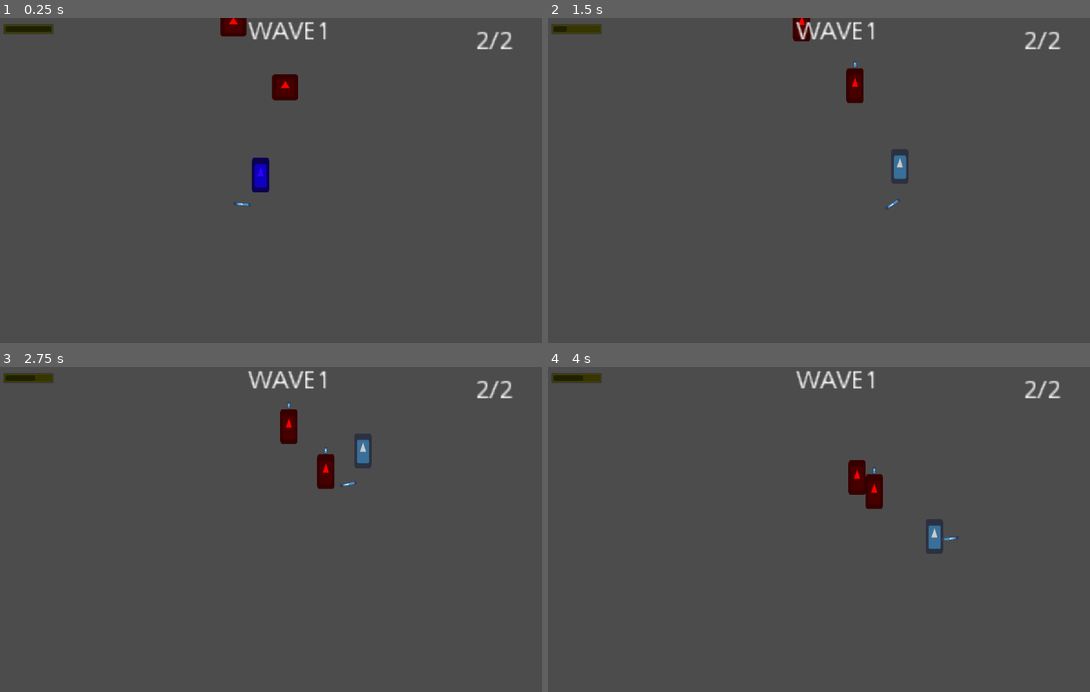
Above: before the commit, frames 1-4 (two rows, left to right).
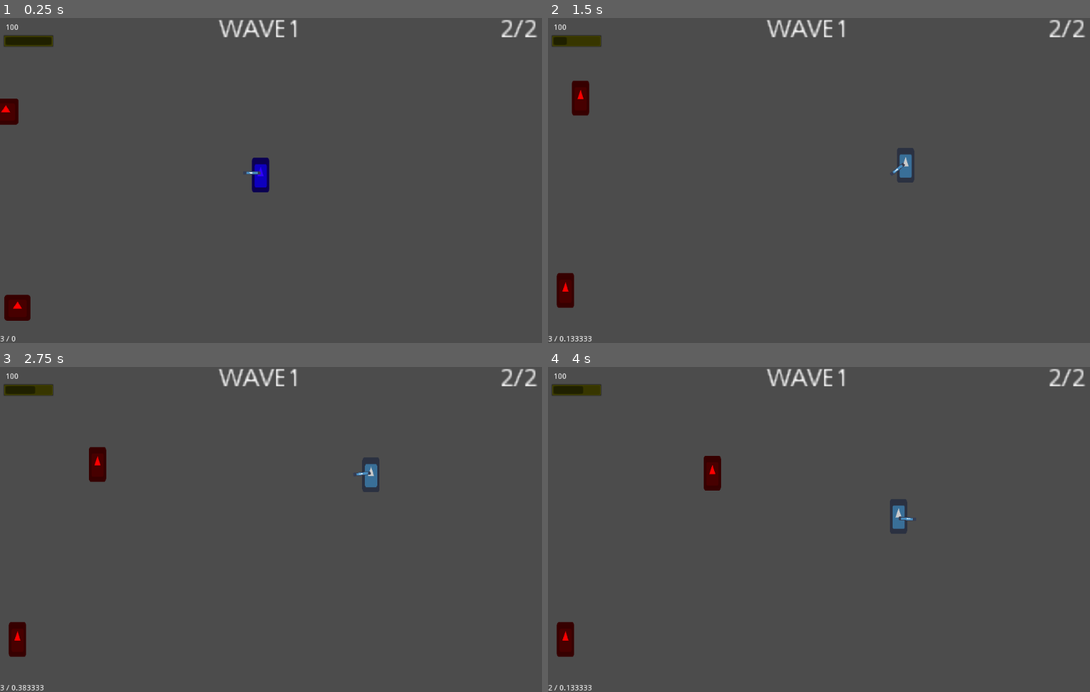
Above: after the commit, the same moments.

Repository: BielMaxBR/jam-do-renzk
Game: Godot game, scene res://scenes/Cenario/main.tscn
The game is run twice, just before and just after one commit, with the same random seed, the same clock (stepped at 60 frames per second) and the same inputs. The engine's default icon, where the game draws it, is replaced by a stand-in: a white triangle on a blue panel in a dark square.
Inputs (mouse positions are in pixels of both pictures, inside the frame that each line leads up to):
- Up to frame 1 (0.25 s): no input
- Up to frame 2 (1.5 s): move the mouse to (949, 164) at 0.52 s; hold D (ui_right) 0.53-1.28 s; click (949, 164) at 0.6 s; right-click (949, 164) at 0.8 s; move the mouse to (716, 196) at 1.27 s; hold S (ui_down) from 1.28 s (still down); right-click (716, 196) at 1.35 s
- Up to frame 3 (2.75 s): click (168, 545) at 1.55 s; move the mouse to (336, 458) at 2.02 s; release S (ui_down) at 2.03 s; hold D (ui_right) from 2.03 s (still down); click (336, 458) at 2.1 s; right-click (336, 458) at 2.3 s
- Up to frame 4 (4 s): move the mouse to (797, 594) at 2.77 s; release D (ui_right) at 2.78 s; hold W (ui_up) 2.78-3.53 s; right-click (797, 594) at 2.85 s; click (797, 594) at 3.05 s; move the mouse to (992, 578) at 3.52 s; hold A (ui_left) from 3.53 s (still down); click (992, 578) at 3.6 s; right-click (992, 578) at 3.8 s

The runs differ from the first frame. In frame 1, 2.7% of the frame differs, in the area x 0-100%, y 0-100%; in frame 2, 3.1%; in frame 3, 3.5%; in frame 4, 3.6%.

Commit message:
novo inimigo e bug fix

Diff:
--- /dev/null
+++ b/projeto do jogo da jam/animations/aviso_ataque_piscada.tres
@@ -0,0 +1,18 @@
+[gd_resource type="Animation" format=2]
+
+[resource]
+resource_name = "aviso_ataque_piscada"
+length = 0.51
+step = 0.05
+tracks/0/type = "value"
+tracks/0/path = NodePath("warning:visible")
+tracks/0/interp = 1
+tracks/0/loop_wrap = true
+tracks/0/imported = false
+tracks/0/enabled = true
+tracks/0/keys = {
+"times": PoolRealArray( 0, 0.05, 0.1, 0.15, 0.2, 0.25, 0.3, 0.35, 0.4, 0.45 ),
+"transitions": PoolRealArray( 1, 1, 1, 1, 1, 1, 1, 1, 1, 1 ),
+"update": 1,
+"values": [ true, false, true, false, true, false, true, false, true, false ]
+}
--- a/projeto do jogo da jam/scenes/Cenario/main.tscn
+++ b/projeto do jogo da jam/scenes/Cenario/main.tscn
@@ -6,21 +6,22 @@
 [node name="main" type="Node2D"]
 script = ExtResource( 1 )
 
-[node name="player" parent="." instance=ExtResource( 2 )]
+[node name="YSort" type="YSort" parent="."]
+
+[node name="player" parent="YSort" instance=ExtResource( 2 )]
 position = Vector2( 480, 322 )
 
 [node name="HUD" type="CanvasLayer" parent="."]
 
-[node name="ProgressBar" type="ProgressBar" parent="HUD"]
+[node name="Stamina" type="ProgressBar" parent="HUD"]
 modulate = Color( 0.976471, 1, 0, 1 )
-anchor_left = 0.006
-anchor_top = 0.018
+anchor_top = 0.048
 anchor_right = 0.096
-anchor_bottom = 0.05
-margin_left = -0.470935
-margin_top = 0.212428
-margin_right = 0.369064
-margin_bottom = 0.0124283
+anchor_bottom = 0.093
+margin_left = 6.0
+margin_top = 2.2
+margin_right = 0.695999
+margin_bottom = -1.8
 custom_colors/font_color = Color( 0, 0, 0, 1 )
 custom_colors/font_color_shadow = Color( 0, 0, 0, 1 )
 max_value = 3.0
@@ -32,29 +33,25 @@
 }
 
 [node name="Wave" type="Label" parent="HUD"]
-anchor_left = 0.447
-anchor_top = 0.007
-anchor_right = 0.578
-anchor_bottom = 0.084
-margin_left = 0.477203
-margin_top = 0.0426755
-margin_right = -93.6668
-margin_bottom = -32.1573
+anchor_left = 0.5
+anchor_right = 0.5
+margin_left = -108.0
+margin_right = -47.0
+margin_bottom = 19.0
 rect_scale = Vector2( 3.34601, 3.28288 )
+text = "wave"
 __meta__ = {
 "_edit_use_anchors_": false
 }
 
 [node name="InimigosSobram" type="Label" parent="HUD"]
-anchor_left = 0.854
-anchor_top = 0.036
-anchor_right = 0.985
-anchor_bottom = 0.113
-margin_left = 0.17926
-margin_top = -0.00441933
-margin_right = -93.9648
-margin_bottom = -32.2044
+anchor_left = 1.0
+anchor_right = 1.0
+margin_left = -104.0
+margin_right = -74.0
+margin_bottom = 14.0
 rect_scale = Vector2( 3.34601, 3.28288 )
+text = "sobrando"
 __meta__ = {
 "_edit_use_anchors_": false
 }
@@ -75,7 +72,31 @@
 "_edit_use_anchors_": false
 }
 
-[node name="Area2D" type="Area2D" parent="."]
+[node name="comboTimer" type="Label" parent="HUD"]
+anchor_top = 1.0
+anchor_bottom = 1.0
+margin_top = -14.0
+margin_right = 40.0
+text = "combo e timer"
+__meta__ = {
+"_edit_use_anchors_": false
+}
+
+[node name="Vida" type="Label" parent="HUD"]
+anchor_left = 0.01
+anchor_top = 0.018
+anchor_right = 0.049
+anchor_bottom = 0.041
+margin_left = 0.118123
+margin_top = -0.0140429
+margin_right = 0.182121
+margin_bottom = 0.185957
+text = "vida"
+__meta__ = {
+"_edit_use_anchors_": false
+}
+
+[node name="Area2D" type="StaticBody2D" parent="."]
 collision_layer = 4
 collision_mask = 0
 
--- a/projeto do jogo da jam/scenes/inimigos/inimigo_melee_1.tscn
+++ b/projeto do jogo da jam/scenes/inimigos/inimigo_melee_1.tscn
@@ -3,6 +3,7 @@
 [ext_resource path="res://scripts/inimigos/inimigo_melee_1.gd" type="Script" id=1]
 [ext_resource path="res://sprites/icon.png" type="Texture" id=2]
 [ext_resource path="res://scripts/inimigos/hit_boxes/hit_box_inimigo_melee_1.gd" type="Script" id=3]
+[ext_resource path="res://animations/aviso_ataque_piscada.tres" type="Animation" id=4]
 
 [sub_resource type="RectangleShape2D" id=1]
 extents = Vector2( 16, 6 )
@@ -24,27 +25,10 @@
 "values": [ Vector2( 0.5, 1 ), Vector2( 1.5, 0.5 ), Vector2( 0.5, 1 ) ]
 }
 
-[sub_resource type="Animation" id=3]
-resource_name = "warning"
-length = 0.41
-step = 0.05
-tracks/0/type = "value"
-tracks/0/path = NodePath("warning:visible")
-tracks/0/interp = 1
-tracks/0/loop_wrap = true
-tracks/0/imported = false
-tracks/0/enabled = true
-tracks/0/keys = {
-"times": PoolRealArray( 0, 0.05, 0.1, 0.15, 0.2, 0.25, 0.3, 0.35, 0.4 ),
-"transitions": PoolRealArray( 1, 1, 1, 1, 1, 1, 1, 1, 1 ),
-"update": 1,
-"values": [ true, false, true, false, true, false, true, false, true ]
-}
+[sub_resource type="RectangleShape2D" id=3]
+extents = Vector2( 34, 32 )
 
 [sub_resource type="RectangleShape2D" id=4]
-extents = Vector2( 34, 32 )
-
-[sub_resource type="RectangleShape2D" id=5]
 extents = Vector2( 16, 32 )
 
 [node name="inimigo_melee_1" type="KinematicBody2D"]
@@ -63,13 +47,14 @@
 shape = SubResource( 1 )
 
 [node name="warning" type="Sprite" parent="."]
-position = Vector2( 6.77626e-21, -71 )
+visible = false
+position = Vector2( 0, -72 )
 scale = Vector2( 0.1, 0.2 )
 texture = ExtResource( 2 )
 
 [node name="AnimationPlayer" type="AnimationPlayer" parent="."]
 anims/ataque = SubResource( 2 )
-anims/warning = SubResource( 3 )
+anims/aviso_ataque_piscada = ExtResource( 4 )
 
 [node name="cadencia_ataque" type="Timer" parent="."]
 
--- /dev/null
+++ b/projeto do jogo da jam/scenes/inimigos/inimigo_melee_2.tscn
@@ -0,0 +1,63 @@
+[gd_scene load_steps=8 format=2]
+
+[ext_resource path="res://sprites/icon.png" type="Texture" id=1]
+[ext_resource path="res://scripts/inimigos/inimigo_melee_2.gd" type="Script" id=2]
+[ext_resource path="res://animations/aviso_ataque_piscada.tres" type="Animation" id=3]
+[ext_resource path="res://scripts/inimigos/hit_boxes/hit_box_inimigo.gd" type="Script" id=4]
+
+[sub_resource type="RectangleShape2D" id=1]
+extents = Vector2( 16, 8 )
+
+[sub_resource type="RectangleShape2D" id=2]
+extents = Vector2( 16, 32 )
+
+[sub_resource type="RectangleShape2D" id=3]
+extents = Vector2( 16, 32 )
+
+[node name="inimigo_melee_2" type="RigidBody2D"]
+collision_layer = 0
+collision_mask = 4
+mode = 2
+script = ExtResource( 2 )
+
+[node name="Sprite" type="Sprite" parent="."]
+modulate = Color( 1, 0, 0, 1 )
+position = Vector2( 0, -32 )
+scale = Vector2( 0.5, 1 )
+texture = ExtResource( 1 )
+
+[node name="CollisionShape2D" type="CollisionShape2D" parent="."]
+position = Vector2( 0, -8 )
+shape = SubResource( 1 )
+
+[node name="Timer_avanco" type="Timer" parent="."]
+
+[node name="Animation_Player" type="AnimationPlayer" parent="."]
+anims/aviso_ataque_piscada = ExtResource( 3 )
+
+[node name="warning" type="Sprite" parent="."]
+visible = false
+position = Vector2( 0, -72 )
+scale = Vector2( 0.1, 0.2 )
+texture = ExtResource( 1 )
+
+[node name="area_contato" type="Area2D" parent="."]
+position = Vector2( 0, -32 )
+collision_layer = 0
+collision_mask = 32
+
+[node name="CollisionShape2D" type="CollisionShape2D" parent="area_contato"]
+visible = false
+shape = SubResource( 2 )
+
+[node name="hit_box" type="Area2D" parent="."]
+position = Vector2( 0, -32 )
+collision_layer = 64
+collision_mask = 0
+script = ExtResource( 4 )
+
+[node name="CollisionShape2D" type="CollisionShape2D" parent="hit_box"]
+visible = false
+shape = SubResource( 3 )
+[connection signal="timeout" from="Timer_avanco" to="." method="_on_Timer_avanco_timeout"]
+[connection signal="area_entered" from="area_contato" to="." method="_on_area_contato_area_entered"]
--- a/projeto do jogo da jam/scenes/inimigos/inimigo_ranged_1.tscn
+++ b/projeto do jogo da jam/scenes/inimigos/inimigo_ranged_1.tscn
@@ -3,11 +3,12 @@
 [ext_resource path="res://sprites/icon.png" type="Texture" id=1]
 [ext_resource path="res://scripts/inimigos/inimigo_ranged_1.gd" type="Script" id=2]
 [ext_resource path="res://scripts/inimigos/hit_boxes/hit_box_inimigo_ranged_1.gd" type="Script" id=3]
+[ext_resource path="res://animations/aviso_ataque_piscada.tres" type="Animation" id=4]
 
-[sub_resource type="RectangleShape2D" id=2]
+[sub_resource type="RectangleShape2D" id=1]
 extents = Vector2( 16, 6 )
 
-[sub_resource type="Animation" id=6]
+[sub_resource type="Animation" id=2]
 resource_name = "tiro"
 length = 0.21
 step = 0.05
@@ -24,24 +25,7 @@
 "values": [ Vector2( 0.5, 1 ), Vector2( 1.5, 0.5 ), Vector2( 0.5, 1 ) ]
 }
 
-[sub_resource type="Animation" id=3]
-resource_name = "warning"
-length = 0.41
-step = 0.05
-tracks/0/type = "value"
-tracks/0/path = NodePath("warning:visible")
-tracks/0/interp = 1
-tracks/0/loop_wrap = true
-tracks/0/imported = false
-tracks/0/enabled = true
-tracks/0/keys = {
-"times": PoolRealArray( 0, 0.05, 0.1, 0.15, 0.2, 0.25, 0.3, 0.35, 0.4 ),
-"transitions": PoolRealArray( 1, 1, 1, 1, 1, 1, 1, 1, 1 ),
-"update": 1,
-"values": [ true, false, true, false, true, false, true, false, true ]
-}
-
-[sub_resource type="RectangleShape2D" id=5]
+[sub_resource type="RectangleShape2D" id=3]
 extents = Vector2( 16, 32 )
 
 [node name="inimigo_ranged_1" type="KinematicBody2D"]
@@ -66,8 +50,8 @@
 texture = ExtResource( 1 )
 
 [node name="AnimationPlayer" type="AnimationPlayer" parent="."]
-anims/tiro = SubResource( 6 )
-anims/warning = SubResource( 3 )
+anims/aviso_ataque_piscada = ExtResource( 4 )
+anims/tiro = SubResource( 2 )
 
 [node name="cadencia_tiro" type="Timer" parent="."]
 
--- a/projeto do jogo da jam/scenes/player/player.tscn
+++ b/projeto do jogo da jam/scenes/player/player.tscn
@@ -13,7 +13,7 @@
 
 [sub_resource type="Animation" id=3]
 resource_name = "ataque_teste"
-length = 0.06
+length = 0.3
 step = 0.05
 tracks/0/type = "value"
 tracks/0/path = NodePath("Sprite:modulate")
@@ -22,7 +22,7 @@
 tracks/0/imported = false
 tracks/0/enabled = true
 tracks/0/keys = {
-"times": PoolRealArray( 0, 0.06 ),
+"times": PoolRealArray( 0, 0.3 ),
 "transitions": PoolRealArray( 1, 0.594604 ),
 "update": 0,
 "values": [ Color( 0.196078, 0, 1, 1 ), Color( 0.796078, 0.796078, 0.796078, 1 ) ]
@@ -40,10 +40,10 @@
 autostart = true
 
 [node name="AtackTimer" type="Timer" parent="."]
-wait_time = 0.4
+wait_time = 0.2
 
 [node name="ComboTimer" type="Timer" parent="."]
-wait_time = 0.8
+wait_time = 0.5
 
 [node name="Sprite" type="Sprite" parent="."]
 modulate = Color( 0.196078, 0, 1, 1 )
@@ -72,12 +72,13 @@
 anims/ataque_teste = SubResource( 3 )
 
 [node name="ataques" type="Node2D" parent="."]
+position = Vector2( 0, -32 )
 
 [node name="ataque1" type="Area2D" parent="ataques"]
-position = Vector2( 0, -32 )
 collision_layer = 128
 collision_mask = 64
 script = ExtResource( 4 )
+dano = 100
 
 [node name="Sprite2" type="Sprite" parent="ataques/ataque1"]
 position = Vector2( 16, -5 )
@@ -92,7 +93,6 @@
 disabled = true
 
 [node name="ataque2" type="Area2D" parent="ataques"]
-position = Vector2( 0, -32 )
 collision_layer = 128
 collision_mask = 64
 script = ExtResource( 4 )
@@ -111,7 +111,6 @@
 disabled = true
 
 [node name="ataque3" type="Area2D" parent="ataques"]
-position = Vector2( 0, -32 )
 collision_layer = 128
 collision_mask = 64
 script = ExtResource( 4 )
--- a/projeto do jogo da jam/scripts/cenario/main.gd
+++ b/projeto do jogo da jam/scripts/cenario/main.gd
@@ -7,33 +7,45 @@
 var ondaAtual = 0
 var InimigosSobraram = MaxInimigos
 
+var lista_inimigos = [preload("res://scenes/inimigos/inimigo_melee_1.tscn"),
+preload("res://scenes/inimigos/inimigo_ranged_1.tscn"),
+preload("res://scenes/inimigos/inimigo_melee_2.tscn")]
+var inimigos_possiveis = 3 #numero de modelos de inimigos q poderiam spawnar
+
 func _ready():
+	randomize()
 	ProximaOnda()
 	pass
+
+
+func _process(delta):
+	$HUD/Vida.text = str($YSort/player/hit_box.saude)
+	$HUD/Stamina.value = $YSort/player.stamina
+	$HUD/InimigosSobram.text = str(InimigosSobraram) + "/" + str(MaxInimigos)
+	$HUD/Wave.text = "WAVE" + str(ondaAtual)
+	$HUD/comboTimer.text = str($YSort/player.comboIndex) + " / " + str($YSort/player/ComboTimer.time_left)
+	if InimigosSobraram == 0:
+		InimigosSobraram = MaxInimigos
+		ProximaOnda()
+
 
 func ProximaOnda():
 	ondaAtual += 1
 	if ondaAtual <= MaxOndas:
 		for i in MaxInimigos:
 			var spawn = spawner.instance()
-			var inimigo = inimigoPreload.instance()
+			var inimigo = lista_inimigos[randi()%inimigos_possiveis].instance()
+#			var inimigo = inimigoPreload.instance()
 			inimigo.connect("morreu", self, "inimigo_morreu")
-			spawn.position  = Vector2(rand_range(10,1000),rand_range(10,550))
-			inimigo.position = spawn.position
+			spawn.global_position  = Vector2(rand_range(10,1000),rand_range(10,550))
+			inimigo.global_position = spawn.global_position
 			spawn.inimigo = inimigo
-			add_child(spawn)
+			$"YSort".add_child(spawn)
 		pass
 	else:
 		$HUD/proximaFase.visible = true
 		print("proxima fase")
 
 
-func _process(delta):
-	$HUD/ProgressBar.value = $player.stamina
-	$HUD/InimigosSobram.text = str(InimigosSobraram) + "/" + str(MaxInimigos)
-	$HUD/Wave.text = "WAVE" + str(ondaAtual)
-	if InimigosSobraram == 0:
-		InimigosSobraram = MaxInimigos
-		ProximaOnda()
 func inimigo_morreu():
 	InimigosSobraram -= 1
--- a/projeto do jogo da jam/scripts/cenario/spawner.gd
+++ b/projeto do jogo da jam/scripts/cenario/spawner.gd
@@ -5,4 +5,8 @@
 func _ready():
 	$AnimationPlayer.play("spawn")
 	yield($AnimationPlayer, "animation_finished")
-	self.get_parent().add_child(inimigo)
+	if inimigo != null:
+		self.get_parent().add_child(inimigo)
+	else:
+		print("variavel do spawn = null")
+	self.queue_free()
--- /dev/null
+++ b/projeto do jogo da jam/scripts/inimigos/hit_boxes/hit_box_inimigo.gd
@@ -0,0 +1,11 @@
+extends Area2D
+
+var saude = 100
+
+
+func hit(param_dano):
+	saude -= param_dano
+	if saude <= 0:
+		self.get_parent().inimigo_morto(saude)
+	else:
+		self.get_parent().inimigo_acertado(saude)
--- a/projeto do jogo da jam/scripts/inimigos/inimigo_melee_1.gd
+++ b/projeto do jogo da jam/scripts/inimigos/inimigo_melee_1.gd
@@ -7,6 +7,7 @@
 var dano = 10 #dano infligido por esse inimigo
 
 signal morreu
+
 
 func _ready():
 	$"area_ataque/CollisionShape2D".disabled = true
@@ -47,11 +48,11 @@
 	area.hit(dano)
 
 
-func inimigo_acertado(saude):
-	print("inimigo acertado ", saude)
+func inimigo_acertado(param_saude):
+	print("inimigo acertado ", param_saude)
 
 
-func inimigo_morto(saude):
-	print("inimigo morto ", saude)
+func inimigo_morto(param_saude):
+	print("inimigo morto ", param_saude)
 	emit_signal("morreu")
 	self.queue_free()
--- /dev/null
+++ b/projeto do jogo da jam/scripts/inimigos/inimigo_melee_2.gd
@@ -0,0 +1,44 @@
+extends RigidBody2D
+
+
+var alvo = self
+var tempo_para_avanco = 3.0
+var velocidade = 1000
+var dano = 20
+var saude = 100
+
+signal morreu
+
+
+func _ready():
+	$"Timer_avanco".start(tempo_para_avanco)
+	$"Timer_avanco".one_shot = false
+	self.bounce = 0.3 #forca de ricochete
+	self.linear_damp = 1.5 #atrito com o chao
+	self.friction = 0.5 #atrio de arrasto com as paredes
+	$"hit_box".saude = saude
+
+
+func _process(delta):
+	alvo = self.get_parent().get_node("player")
+
+
+func _on_Timer_avanco_timeout():
+	$"Animation_Player".play("aviso_ataque_piscada")
+	yield($"Animation_Player", "animation_finished")
+	var direcao = (alvo.global_position - self.global_position).normalized()
+	self.apply_impulse(Vector2(), direcao * velocidade)
+
+
+func _on_area_contato_area_entered(area):
+	area.hit(dano)
+
+
+func inimigo_acertado(param_saude):
+	print("inimigo_acertado, saude: ", param_saude)
+
+
+func inimigo_morto(param_saude):
+	print("inimigo_morto, saude: ", param_saude)
+	emit_signal("morreu")
+	queue_free()
--- a/projeto do jogo da jam/scripts/inimigos/inimigo_ranged_1.gd
+++ b/projeto do jogo da jam/scripts/inimigos/inimigo_ranged_1.gd
@@ -6,6 +6,9 @@
 var cadencia_ataques = 2.0 #tempo entre cada ataque
 var dano = 10 #dano infligido por esse inimigo
 var pre_projetil = preload("res://scenes/projeteis/projetil_inmigo_ranged_1.tscn")
+
+signal morreu
+
 
 func _ready():
 	$"hit_box/CollisionShape2D".disabled = false
@@ -27,7 +30,7 @@
 func tiro():
 	if pode_atirar:
 		pode_atirar = false
-		$"AnimationPlayer".play("warning")
+		$"AnimationPlayer".play("aviso_ataque_piscada")
 		yield($"AnimationPlayer", "animation_finished")
 
 		$"AnimationPlayer".play("tiro")
@@ -58,4 +61,5 @@
 
 func inimigo_morto():
 	print("inimigo morto")
+	emit_signal("morreu")
 	self.queue_free()
--- a/projeto do jogo da jam/scripts/player/player.gd
+++ b/projeto do jogo da jam/scripts/player/player.gd
@@ -7,7 +7,7 @@
 var velocidade = 250
 var pode_controlar = true
 var ataqueDict = {}
-var comboIndex = 0
+export var comboIndex = 0
 var pode_ataque = true
 var cadencia_ataque = 0.2
 
@@ -46,29 +46,29 @@
 
 func dash():
 	tween.interpolate_method(self, "move_and_slide",
-	Vector2(0,0) + (get_local_mouse_position().normalized() * 1800), position.normalized(), 2,
+	Vector2(0,0) + ((get_global_mouse_position() - self.global_position).normalized() * 1800), global_position.normalized(), 2,
 	Tween.TRANS_QUINT, Tween.EASE_OUT_IN)
 	tween.start()
 	pass
 
 func avanco():
 	tween.interpolate_method(self, "move_and_slide",
-	Vector2(0,0) + (get_local_mouse_position().normalized() * 300), position.normalized(), 1,
+	Vector2(0,0) + (get_global_mouse_position().normalized() * 300), global_position.normalized(), 1,
 	Tween.TRANS_QUINT, Tween.EASE_OUT_IN)
 	tween.start()
 	pass
 
 func movement():
 	get_movement_input()
-	if position.x > 1024:
-		position.x = 0
-	if position.x < 0:
-		position.x = 1024
+	if global_position.x > 1024:
+		global_position.x = 0
+	if global_position.x < 0:
+		global_position.x = 1024
 
-	if position.y > 600:
-		position.y = 0
-	if position.y < 0:
-		position.y = 600
+	if global_position.y > 600:
+		global_position.y = 0
+	if global_position.y < 0:
+		global_position.y = 600
 	if pode_controlar:
 		# warning-ignore:return_value_discarded
 		move_and_slide(direcao * velocidade)
@@ -87,7 +87,7 @@
 			colisor.disabled = false
 			pode_ataque = false
 			comboIndex -= 1
-			avanco()
+			#avanco()
 			$AtackTimer.start(cadencia_ataque)
 			anim.play("ataque_teste")
 			$ComboTimer.start()
@@ -110,11 +110,13 @@
 
 func _on_Tween_tween_all_completed():
 	pode_controlar = true
+	$hit_box/CollisionShape2D.disabled = false
 	pass # Replace with function body.
 
 
 func _on_Tween_tween_started(object, key):
 	pode_controlar = false
+	$hit_box/CollisionShape2D.disabled = true
 	pass # Replace with function body.
 
 
--- a/projeto do jogo da jam/scripts/projeteis/projetil_inmigo_ranged_1.gd
+++ b/projeto do jogo da jam/scripts/projeteis/projetil_inmigo_ranged_1.gd
@@ -15,5 +15,6 @@
 func _on_projetil_inimigo_ranged_1_area_entered(area):
 	if area.has_method("hit"):
 		area.hit(dano)
+		queue_free()
 	else:
 		queue_free()
Not shown: 2 places in projeto do jogo da jam/scenes/inimigos/inimigo_melee_1.tscn that only renumber resources
Not shown: 2 places in projeto do jogo da jam/scenes/inimigos/inimigo_ranged_1.tscn that only renumber resources
